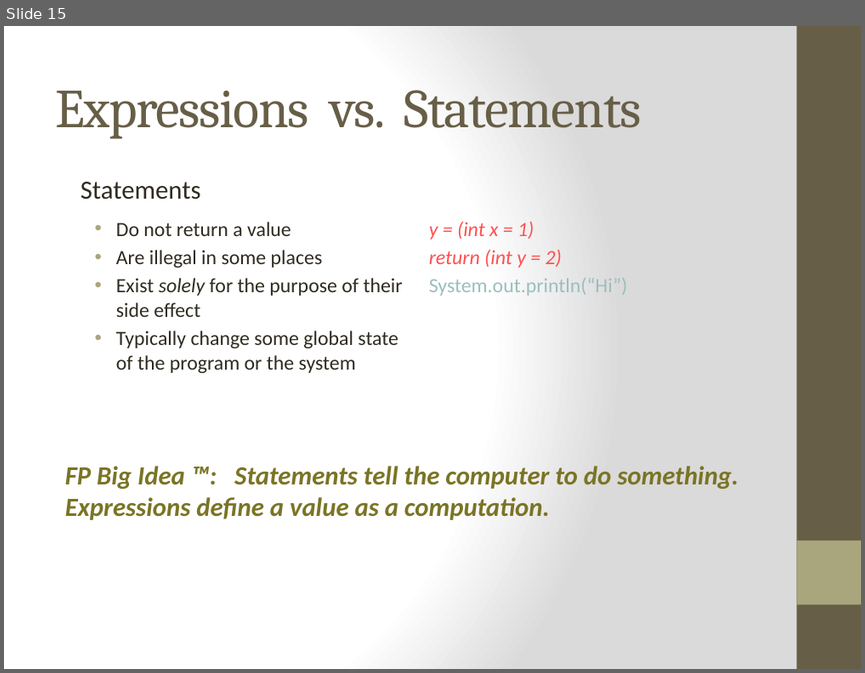
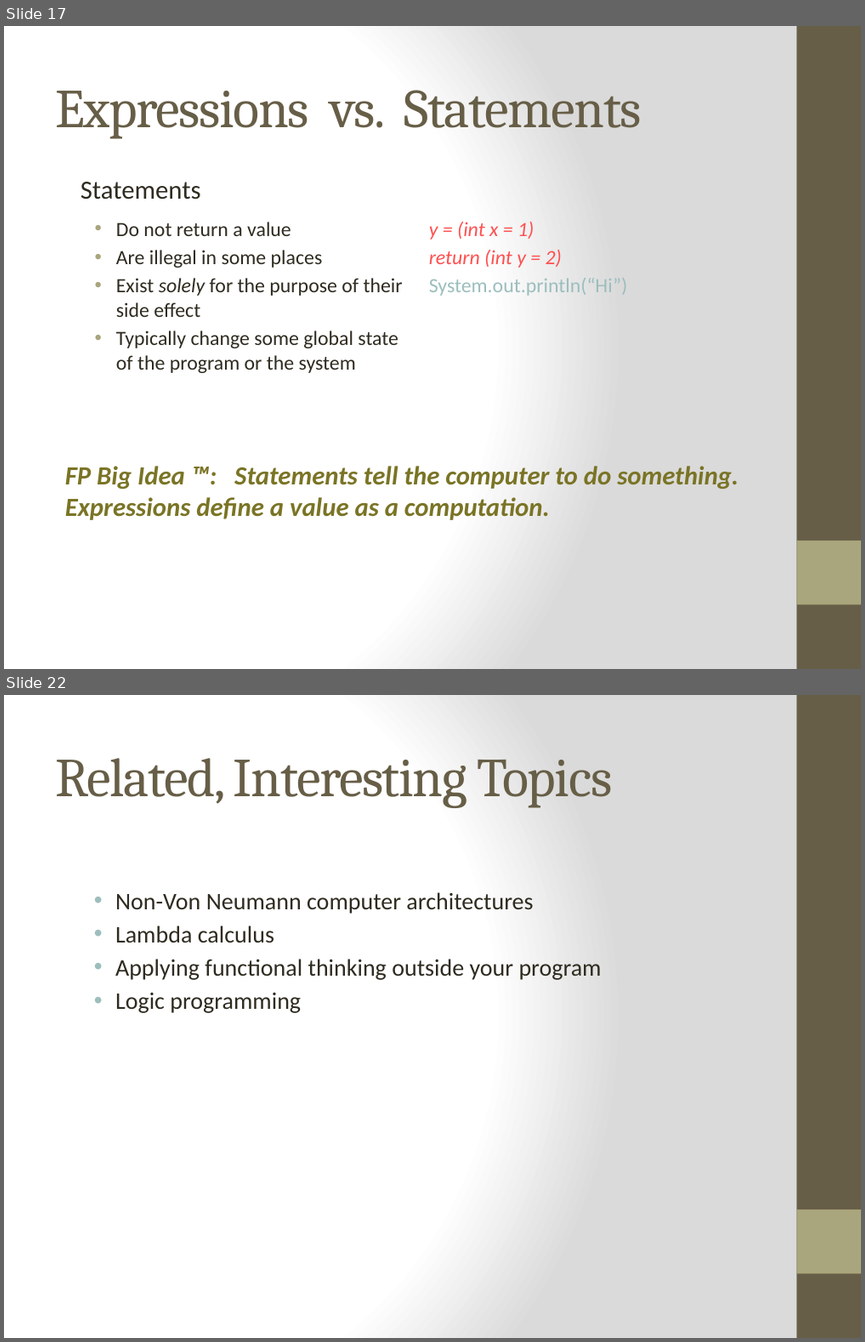
Before and after one commit to bjhartin/FoundationsOfFunctionalProgramming, a slide deck: FoundationsOfFunctionalProgramming.pptx. Shown one above the other, each under a label of ours: slide 15 before the commit, slides 17 and 22 after it; the slides between them are not shown. The pictures are 865x673 and 865x1342 pixels, drawn with LibreOffice and Linux fonts; fonts in the diff are those of the drawing. Boxes give left, top, right and bottom in pixels: in the first picture for what was removed or moved away, otherwise in the second. Text is boxed around its words. In the diff, an @@ line names an element or a change of style, - is before the commit and + after.

```diff
--- a/FoundationsOfFunctionalProgramming.pptx
+++ b/FoundationsOfFunctionalProgramming.pptx
@@ slide 22 added at bbox=[4, 695, 861, 1338], background gradient #FFFFFF to #DADADA; not listed: 2 template elements that a slide beside it also shows @@
@@ title added at bbox=[55, 758, 612, 808], 46 pt, text #675E47 @@
+Related, Interesting Topics
@@ text added at bbox=[115, 892, 602, 1013], 20 pt, text #2F2B20 @@
+  • Non-Von Neumann computer architectures
+  • Lambda calculus
+  • Applying functional thinking outside your program
+  • Logic programming
@@ what was slide 15 is now slide 17 @@
```
Also in this commit, not shown: 9 slides changed, 7 other slides added, 2 slides removed, 5 other files.
